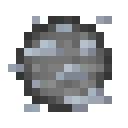
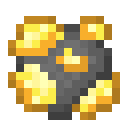
The second 128 x 128 image is a revision of the first. Changes to its layers:
hid "Silver", painted on it over [8, 16, 120, 120]
showed "Gold", painted on it over [8, 16, 120, 120]
added layer "Layer 1" above "Layer 0" over [8, 16, 120, 120]
hid "Layer 0" over [16, 16, 112, 112]
